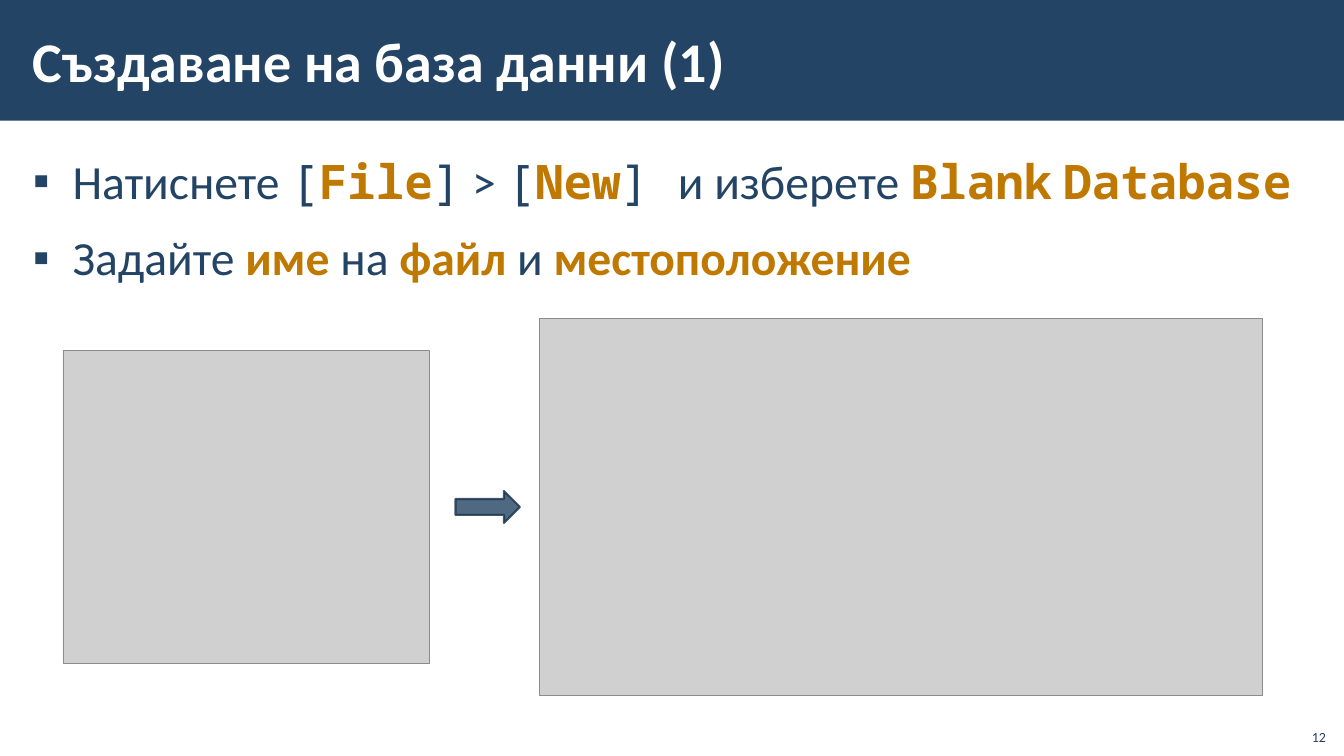
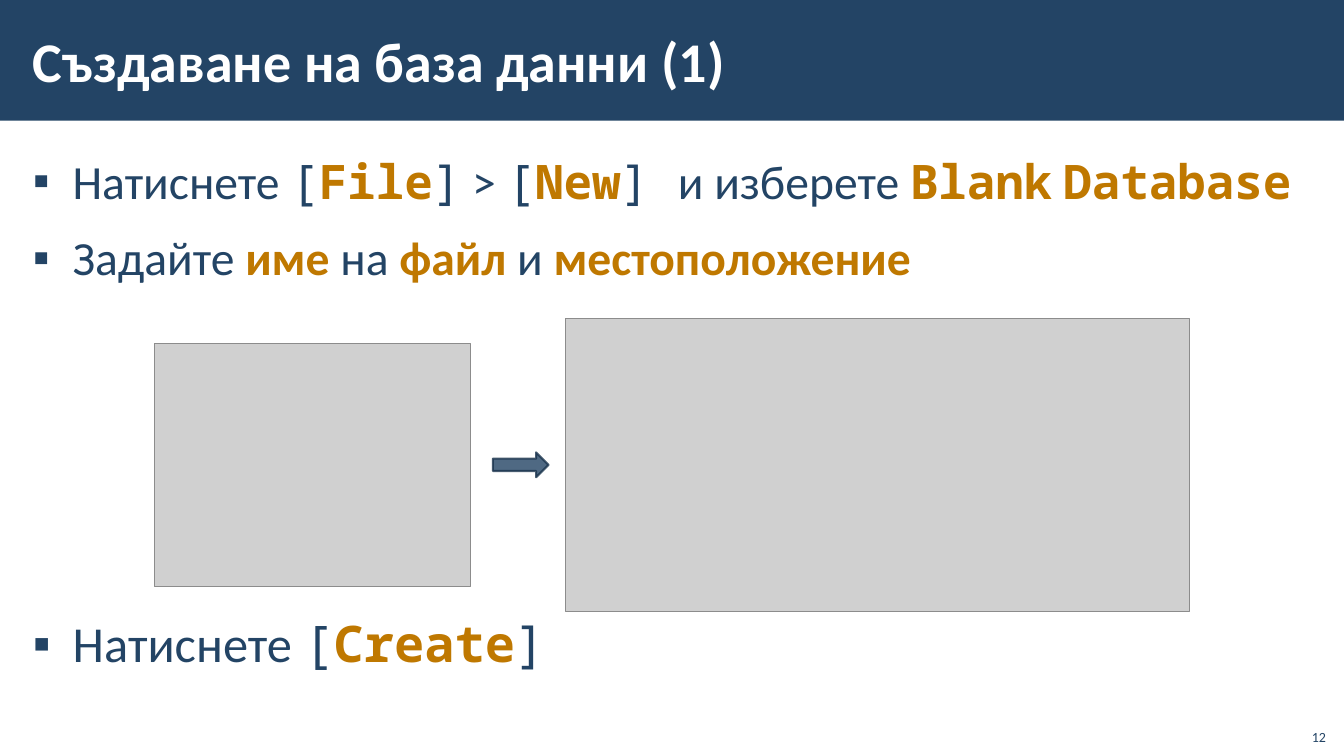
Before and after one commit to BG-IT-Edu/School-Programming, a slide deck: slide 12 of Courses/Software-Sciences/Module-3-Databases-New/13-MS-Access/13-MS-Access-Basics.pptx. Drawn at 1344x756 pixels with LibreOffice and Linux fonts; fonts in the diff are those of the drawing; grey boxes stand for pictures; background and template pictures are left out. Boxes give left, top, right and bottom in pixels: in the first picture for what was removed or moved away, otherwise in the second. Text is boxed around its words. In the diff, an @@ line names an element or a change of style, - is before the commit and + after.

```diff
--- a/Courses/Software-Sciences/Module-3-Databases-New/13-MS-Access/13-MS-Access-Basics.pptx
+++ b/Courses/Software-Sciences/Module-3-Databases-New/13-MS-Access/13-MS-Access-Basics.pptx
@@ picture: place and size @@
-picture at bbox=[540, 319, 1263, 696]
+picture at bbox=[566, 319, 1190, 611]
@@ picture: place and size @@
-picture at bbox=[64, 350, 430, 663]
+picture at bbox=[154, 343, 470, 587]
@@ right arrow: place and size @@
-right arrow at bbox=[456, 491, 520, 523]
+right arrow at bbox=[493, 453, 548, 478]
@@ text at bbox=[73, 625, 545, 670]: paragraph added @@
+▪ Натиснете [Create]
```
Also in this commit, not shown: 5 other slides changed.
